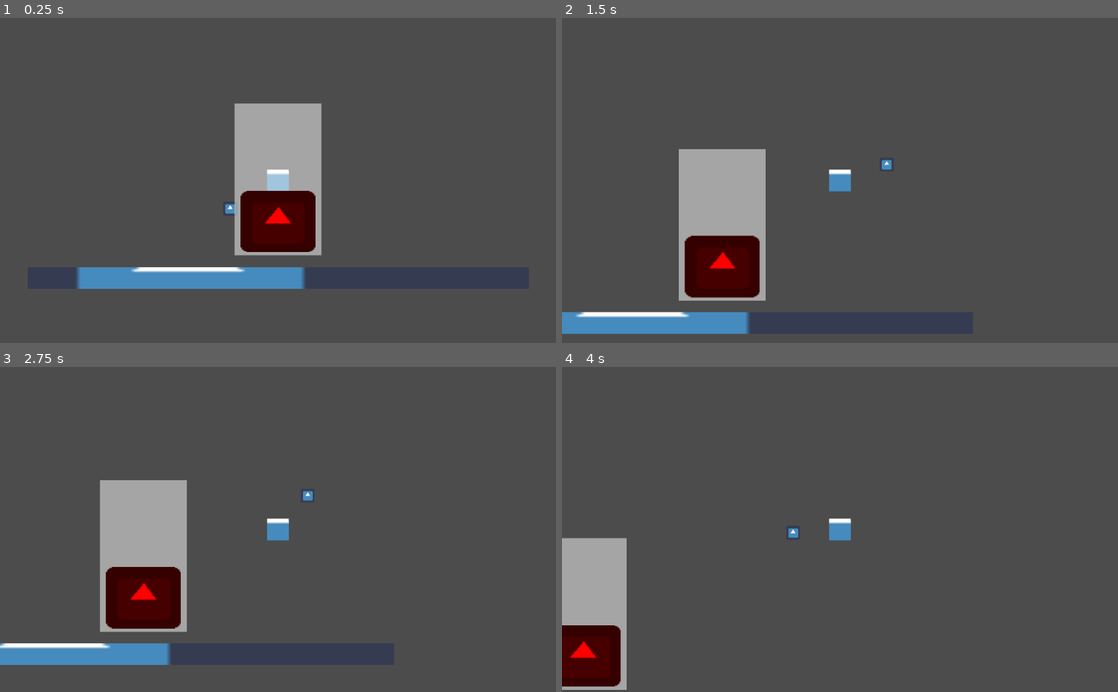
Above: before the commit, frames 1-4 (two rows, left to right).
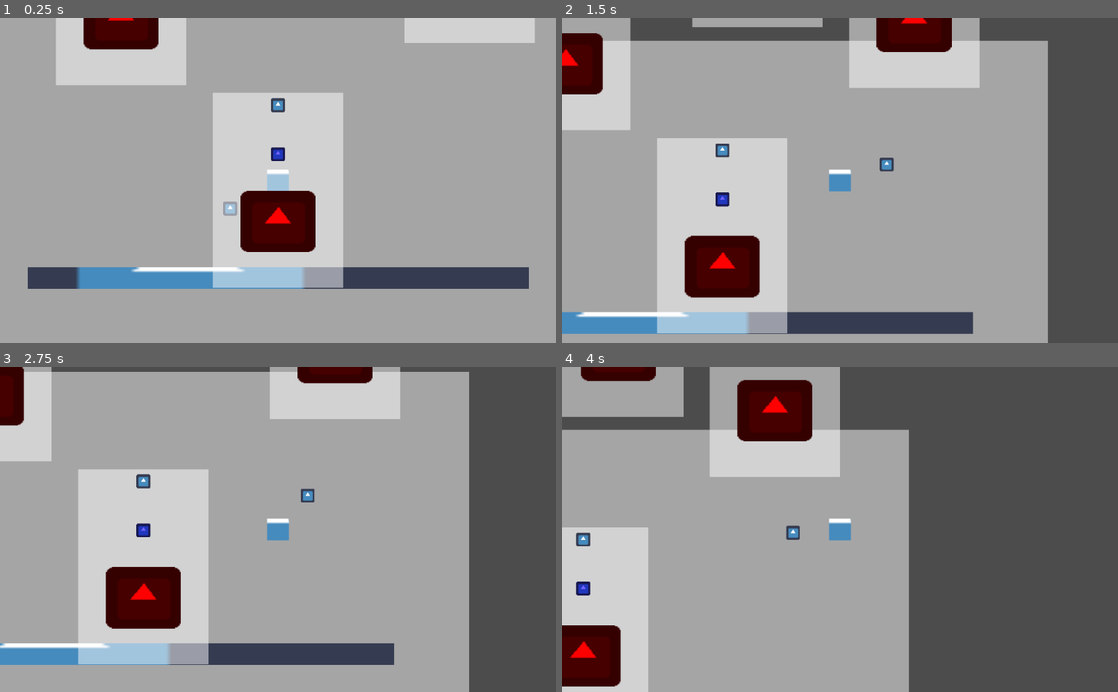
Above: after the commit, the same moments.

Repository: mdrgon1/GWJ-22-Spinzo
Game: Godot game, scene res://Main.tscn
The game is run twice, just before and just after one commit, with the same random seed, the same clock (stepped at 60 frames per second) and the same inputs. The engine's default icon, where the game draws it, is replaced by a stand-in: a white triangle on a blue panel in a dark square.
Inputs:
- Up to frame 1 (0.25 s): no input
- Up to frame 2 (1.5 s): hold E (throw_ball) 0.53-1.28 s; hold Right (move_right) from 0.53 s (still down); tap W (jump) at 0.77 s; tap X at 1.35 s
- Up to frame 3 (2.75 s): tap W (jump) at 1.52 s; release Right (move_right) at 2.03 s; hold A (move_left) from 2.03 s (still down); hold E (throw_ball) from 2.03 s (still down)
- Up to frame 4 (4 s): release A (move_left) at 2.78 s; release E (throw_ball) at 2.78 s; hold Right (move_right) from 2.78 s (still down); tap X at 2.85 s; tap W (jump) at 3.02, 3.77 s; hold E (throw_ball) from 3.53 s (still down)

The runs differ from the first frame. In frame 1, 93% of the frame differs, in the area x 0-100%, y 0-100%; in frame 2, 78%; in frame 3, 77%; in frame 4, 56%.

Commit message:
cleaned up spawning code
levels now clean despawned levels out of following_levels, stopped enemies from spawning in editor

Diff:
--- a/Project/Scripts/LevelTemplate.gd
+++ b/Project/Scripts/LevelTemplate.gd
@@ -7,6 +7,12 @@
 export var bounds_rect : Rect2
 
 func _process(delta):
+
+	# clean out deleted levels
+	for i in range(following_levels.size()):
+		if(is_instance_valid(following_levels[i])):
+			following_levels.remove(i)
+			break
 
 	# draw bounds
 	if(Engine.is_editor_hint()):
@@ -18,9 +24,10 @@
 
 func _ready():
 
-	var hazard_spawns = $EnemySpawns
-	for child in hazard_spawns.get_children():
-		create_enemy_at(child)
+	if(!Engine.is_editor_hint()):
+		var hazard_spawns = $EnemySpawns
+		for child in hazard_spawns.get_children():
+			create_enemy_at(child)
 
 func create_enemy_at(target : Node2D):
 	randomize()
--- a/Project/Scripts/MainLevel.gd
+++ b/Project/Scripts/MainLevel.gd
@@ -2,7 +2,7 @@
 
 const IN_FRAME_BUFFER = 0
 const LEVEL_SPAWN_BOUNDS = Rect2(Vector2(-100, -50), Vector2(200, -150))
-const DESPAWN_RECT = Rect2(Vector2(-150, -100), Vector2(150 * 2, 600))
+const DESPAWN_RECT = Rect2(Vector2(-150, -100), Vector2(150 * 2, 200))
 
 var num_levels = 3
 var active_levels = []
@@ -10,10 +10,10 @@
 onready var camera : Camera2D = $Camera2D
 
 func _draw():
-	var despawn_bounds = LEVEL_SPAWN_BOUNDS
+	var despawn_bounds = DESPAWN_RECT
 	#despawn_bounds.position += camera.position
 
-	#draw_rect(despawn_bounds, Color(1, 1, 1, 0.5))
+	draw_rect(despawn_bounds, Color(1, 1, 1, 0.5))
 
 func _process(delta):
 
--- a/Project/level_templates/Template0.tscn
+++ b/Project/level_templates/Template0.tscn
@@ -8,9 +8,15 @@
 
 [node name="LevelTemplate" type="Node2D"]
 script = ExtResource( 1 )
-bounds_rect = Rect2( -50, -15, 100, 30 )
+bounds_rect = Rect2( -60, -25, 120, 50 )
 
 [node name="EnemySpawns" type="Node" parent="."]
+
+[node name="Node2D" type="Node2D" parent="EnemySpawns"]
+position = Vector2( 37.7737, -10.5811 )
+
+[node name="Node2D2" type="Node2D" parent="EnemySpawns"]
+position = Vector2( -35.8366, -10.5811 )
 
 [node name="Sprite" type="Sprite" parent="."]
 modulate = Color( 1, 0, 0, 1 )
--- a/Project/level_templates/Template1.tscn
+++ b/Project/level_templates/Template1.tscn
@@ -8,9 +8,15 @@
 
 [node name="LevelTemplate" type="Node2D"]
 script = ExtResource( 1 )
-bounds_rect = Rect2( -20, -40, 40, 70 )
+bounds_rect = Rect2( -30, -45, 60, 90 )
 
 [node name="EnemySpawns" type="Node" parent="."]
+
+[node name="Node2D" type="Node2D" parent="EnemySpawns"]
+position = Vector2( 0, -16.7446 )
+
+[node name="Node2D2" type="Node2D" parent="EnemySpawns"]
+position = Vector2( 0, -39.3382 )
 
 [node name="Sprite" type="Sprite" parent="."]
 modulate = Color( 1, 0, 0, 1 )
--- a/Project/level_templates/Template2.tscn
+++ b/Project/level_templates/Template2.tscn
@@ -8,21 +8,24 @@
 
 [node name="LevelTemplate" type="Node2D"]
 script = ExtResource( 1 )
-bounds_rect = Rect2( -20, -20, 90, 40 )
+bounds_rect = Rect2( -37, -30, 110, 60 )
 
 [node name="EnemySpawns" type="Node" parent="."]
 
+[node name="Node2D" type="Node2D" parent="EnemySpawns"]
+position = Vector2( 40.3226, -9.67534 )
+
 [node name="Node2D2" type="Node2D" parent="EnemySpawns"]
-position = Vector2( 59.082, -9.87924 )
+position = Vector2( -28.5978, -9.67534 )
 
 [node name="Sprite" type="Sprite" parent="."]
 modulate = Color( 1, 0, 0, 1 )
-position = Vector2( 33.4152, 8.25156 )
+position = Vector2( 14.6558, 8.45546 )
 scale = Vector2( 1.05087, 0.251806 )
 texture = ExtResource( 2 )
 
 [node name="StaticBody2D" type="StaticBody2D" parent="."]
-position = Vector2( 33.7058, 8.32959 )
+position = Vector2( 14.9464, 8.53349 )
 __meta__ = {
 "_edit_group_": true
 }
